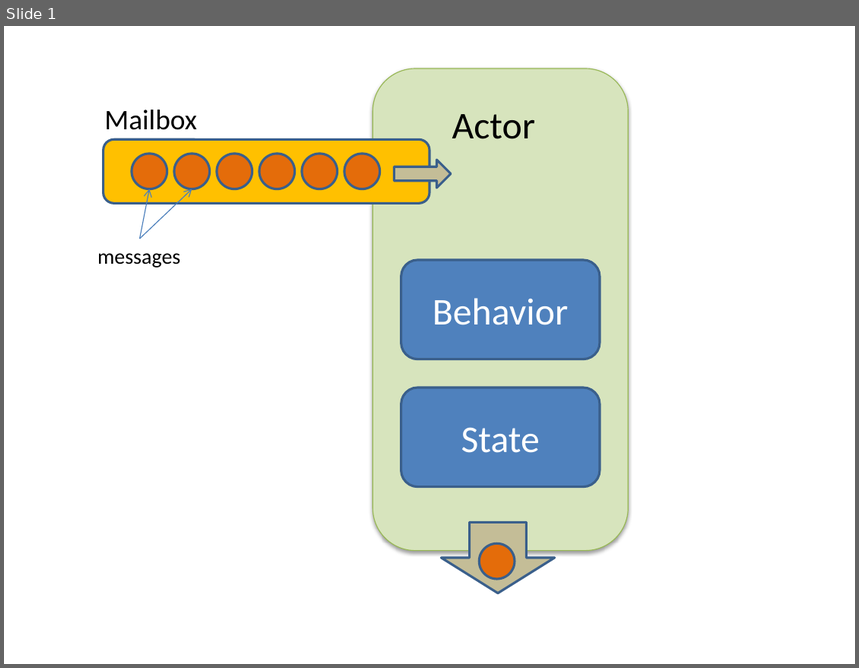
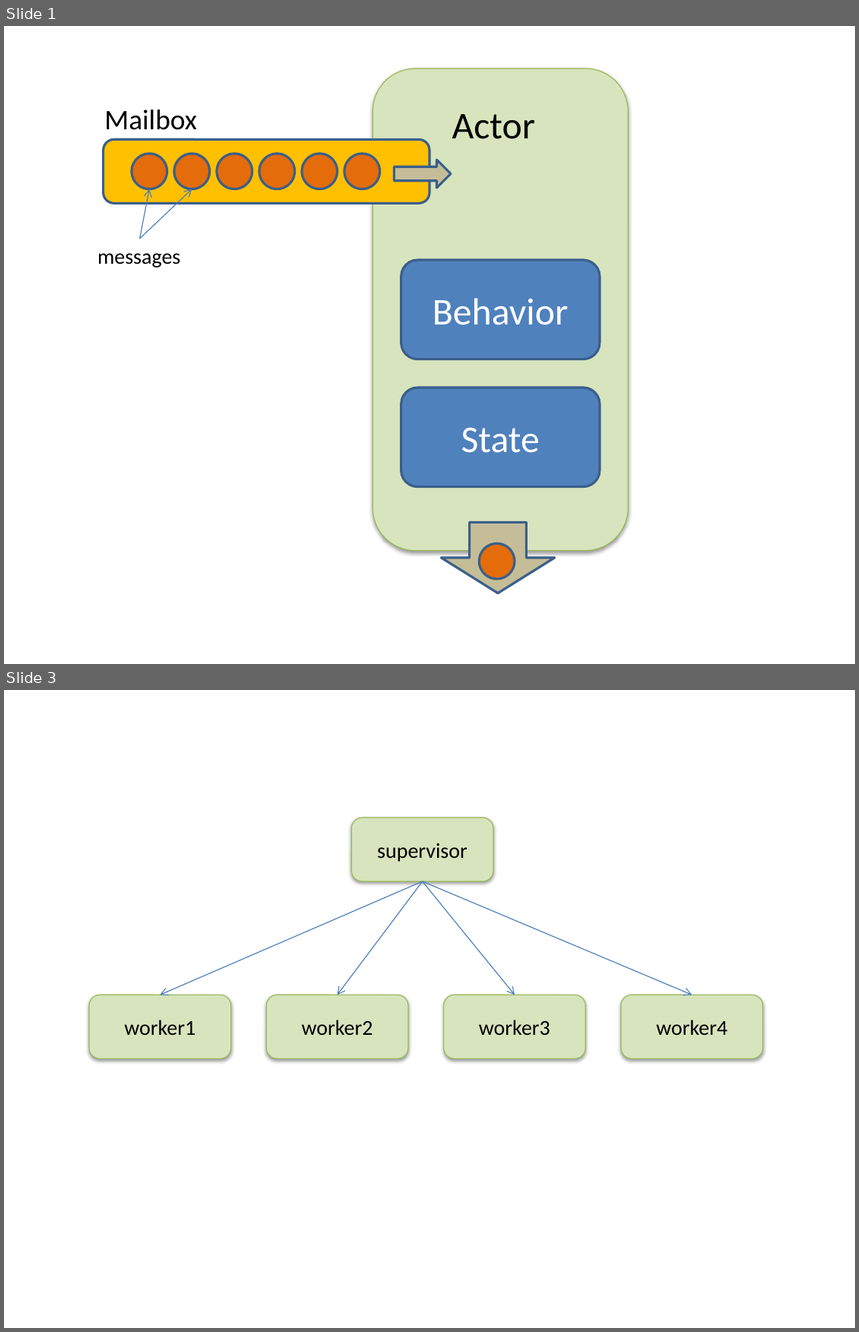
Before and after one commit to ajlopez/Talks, a slide deck: AktoresIntro/images/AktoresIntro.pptx. Shown one above the other, each under a label of ours: slide 1 before the commit, slides 1 and 3 after it; the slides between them are not shown. The pictures are 859x668 and 859x1332 pixels, drawn with LibreOffice and Linux fonts; fonts in the diff are those of the drawing. Boxes give left, top, right and bottom in pixels: in the first picture for what was removed or moved away, otherwise in the second. Text is boxed around its words. In the diff, an @@ line names an element or a change of style, - is before the commit and + after.

```diff
--- a/AktoresIntro/images/AktoresIntro.pptx
+++ b/AktoresIntro/images/AktoresIntro.pptx
@@ slide 3 added at (4, 690, 855, 1328), background #FFFFFF @@
@@ rounded rectangle added at (351, 818, 493, 882), fill #D7E4BD, outline #98B955 0.75 pt, 18 pt, text #000000 @@
+supervisor
@@ arrow added from (423, 882) to (160, 995), #4B7EBC 0.75 pt @@
@@ arrow added from (423, 882) to (338, 995), #4B7EBC 0.75 pt @@
@@ arrow added from (423, 882) to (515, 995), #4B7EBC 0.75 pt @@
@@ arrow added from (423, 882) to (692, 995), #4B7EBC 0.75 pt @@
@@ rounded rectangle added at (89, 995, 231, 1059), fill #D7E4BD, outline #98B955 0.75 pt, 18 pt, text #000000 @@
+worker1
@@ rounded rectangle added at (266, 995, 408, 1059), fill #D7E4BD, outline #98B955 0.75 pt, 18 pt, text #000000 @@
+worker2
@@ rounded rectangle added at (444, 995, 586, 1059), fill #D7E4BD, outline #98B955 0.75 pt, 18 pt, text #000000 @@
+worker3
@@ rounded rectangle added at (621, 995, 763, 1059), fill #D7E4BD, outline #98B955 0.75 pt, 18 pt, text #000000 @@
+worker4
```
Also in this commit, not shown: 1 other slide added, 5 other files.
